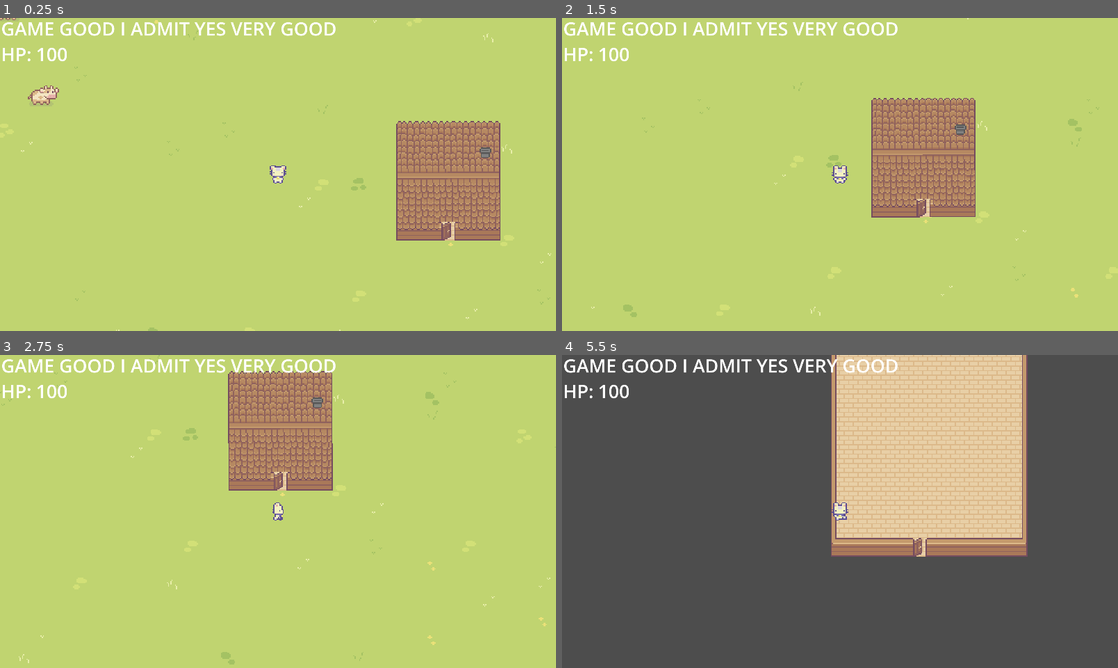
Above: before the commit, frames 1-4 (two rows, left to right).
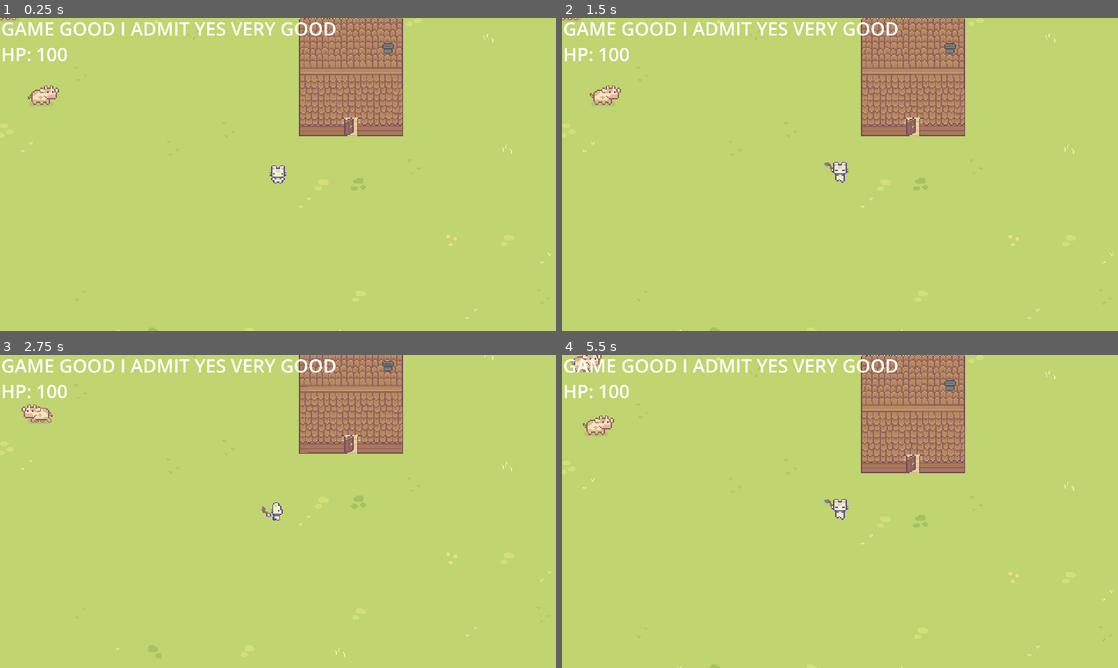
Above: after the commit, the same moments.

Repository: maciulex/First-game-in-godot
Game: Godot game, scene res://game_level.tscn
Two runs of this game, one before a commit and one after it. Both use one fixed random seed, a clock stepped at 60 frames per second and the inputs below.
Inputs:
- Up to frame 1 (0.25 s): no input
- Up to frame 2 (1.5 s): tap Enter at 0.5 s; hold D (right) 0.53-1.28 s; hold Space (space, bound only after the commit) 0.53-1.28 s; hold S (down) from 1.28 s (still down); tap Space (space, bound only after the commit) at 1.35 s
- Up to frame 3 (2.75 s): release S (down) at 2.03 s; hold D (right) from 2.03 s (still down); hold Space (space, bound only after the commit) from 2.03 s (still down)
- Up to frame 4 (5.5 s): release D (right) at 2.78 s; release Space (space, bound only after the commit) at 2.78 s; hold W (up) 2.78-3.53 s; tap Space (space, bound only after the commit) at 2.85, 4.35, 5 s; hold Space (space, bound only after the commit) 3.53-4.28 s; hold A (left) 3.53-5.03 s; hold S (down) from 5.03 s (still down); hold Space (space, bound only after the commit) from 5.03 s (still down)

The runs differ from the first frame. In frame 1, 14% of the frame differs, in the area x 48-90%, y 0-72%; in frame 2, 12%; in frame 3, 11%; in frame 4, 99%, in the area x 0-100%, y 0-100%.

Commit message:
working axe animation

Diff:
--- a/character/player.gd
+++ b/character/player.gd
@@ -12,7 +12,7 @@
 	playerData = get_node("/root/PlayerData");
 	self.health.connect($Control/HPValLabel.updateHp);
 	KnockbackRays = [
-		$RayCastsContainer/RayCast2D1,#bottom
+		$RayCastsContainer/RayCast2D1,#bottom-middle
 		$RayCastsContainer/RayCast2D2,#next going clockwise by 45 deg
 		$RayCastsContainer/RayCast2D3,
 		$RayCastsContainer/RayCast2D4,
@@ -27,13 +27,17 @@
 		Input.get_action_strength("right") - Input.get_action_strength("left"),
 		Input.get_action_strength("down") - Input.get_action_strength("up")
 	)
+	var toolUse = Input.get_action_strength("space");
+	if (toolUse):
+		useTool(input_direction);
 
-	velocity = input_direction * movement_speed;
-	update_animation(input_direction)
-	move_and_slide();
+	if (!playerData.movementBlock):
+		velocity = input_direction * movement_speed;
+		update_animation("movement",input_direction)
+		move_and_slide();
 
 
-func update_animation(move_input : Vector2):
+func animationForWalkOrIdle(move_input : Vector2):
 	if (move_input != Vector2.ZERO):
 		animation_tree.set("parameters/conditions/IsMoving", true);
 		animation_tree.set("parameters/conditions/isIdle", false);
@@ -42,13 +46,28 @@
 		animation_tree.set("parameters/conditions/IsMoving", false);
 		animation_tree.set("parameters/conditions/isIdle", true);
 
+func animationForTools(vector : Vector2):
+	animation_tree.set("parameters/conditions/IsMoving", false);
+	animation_tree.set("parameters/conditions/isIdle", false);
+	animation_tree.set("parameters/conditions/useTool", true);
+	animation_tree.set("parameters/UseTool/UseAxe/blend_position", vector);
+
+	pass;
+
+func update_animation(actionType : String, vector : Vector2):
+	match actionType:
+		"movement":
+			animationForWalkOrIdle(vector);
+		"toolUse":
+			animationForTools(vector);
 
 func _on_area_2d_area_entered(area):
-	if (area.name == "House Entrance"):
-		building.emit("enter");
-		print("emitted")
-	elif (area.name == "HouseExit"):
-		building.emit("exit");
+	match area.name:
+		"House Entrance":
+			building.emit("enter");
+			#print("emitted")
+		"HouseExit":
+			building.emit("exit");
 	pass # Replace with function body.
 
 func getOpposingColidingVector():
@@ -60,6 +79,17 @@
 			return (i+4)%8;
 			pass;
 	return object;
+
+func blockPlayerMovement():
+	playerData.movementBlock = true;
+	update_animation("movement", Vector2.ZERO);
+
+func useTool(lookingAt: Vector2):
+	blockPlayerMovement();
+	update_animation("toolUse", lookingAt);
+
+	pass;
+
 
 
 func _on_character_collision_body_entered(body):
@@ -81,3 +111,11 @@
 		playerData.health -= 10;
 		health.emit(playerData.health);
 	pass # Replace with function body.
+
+
+func _on_animation_tree_animation_finished(anim_name):
+	print("1 ",anim_name);
+	if (anim_name.contains("Use")):
+		animation_tree.set("parameters/conditions/useTool", false);
+
+		playerData.movementBlock = false;
--- a/character/player.tscn
+++ b/character/player.tscn
@@ -23,9 +23,209 @@
 "values": [1]
 }
 
+[sub_resource type="Animation" id="Animation_743de"]
+resource_name = "UseAxeDown"
+length = 0.5
+tracks/0/type = "value"
+tracks/0/imported = false
+tracks/0/enabled = true
+tracks/0/path = NodePath("toolsUsage:frame")
+tracks/0/interp = 1
+tracks/0/loop_wrap = true
+tracks/0/keys = {
+"times": PackedFloat32Array(0, 0.2, 0.4),
+"transitions": PackedFloat32Array(1, 1, 1),
+"update": 1,
+"values": [8, 9, 8]
+}
+tracks/1/type = "value"
+tracks/1/imported = false
+tracks/1/enabled = true
+tracks/1/path = NodePath("Sprite2D:visible")
+tracks/1/interp = 1
+tracks/1/loop_wrap = true
+tracks/1/keys = {
+"times": PackedFloat32Array(0),
+"transitions": PackedFloat32Array(1),
+"update": 1,
+"values": [false]
+}
+tracks/2/type = "value"
+tracks/2/imported = false
+tracks/2/enabled = true
+tracks/2/path = NodePath("toolsUsage:visible")
+tracks/2/interp = 1
+tracks/2/loop_wrap = true
+tracks/2/keys = {
+"times": PackedFloat32Array(0),
+"transitions": PackedFloat32Array(1),
+"update": 1,
+"values": [true]
+}
+
+[sub_resource type="Animation" id="Animation_wvh1j"]
+resource_name = "UseAxeLeft"
+length = 0.5
+tracks/0/type = "value"
+tracks/0/imported = false
+tracks/0/enabled = true
+tracks/0/path = NodePath("toolsUsage:frame")
+tracks/0/interp = 1
+tracks/0/loop_wrap = true
+tracks/0/keys = {
+"times": PackedFloat32Array(0, 0.2, 0.4),
+"transitions": PackedFloat32Array(1, 1, 1),
+"update": 1,
+"values": [12, 13, 12]
+}
+tracks/1/type = "value"
+tracks/1/imported = false
+tracks/1/enabled = true
+tracks/1/path = NodePath("Sprite2D:visible")
+tracks/1/interp = 1
+tracks/1/loop_wrap = true
+tracks/1/keys = {
+"times": PackedFloat32Array(0),
+"transitions": PackedFloat32Array(1),
+"update": 1,
+"values": [false]
+}
+tracks/2/type = "value"
+tracks/2/imported = false
+tracks/2/enabled = true
+tracks/2/path = NodePath("toolsUsage:visible")
+tracks/2/interp = 1
+tracks/2/loop_wrap = true
+tracks/2/keys = {
+"times": PackedFloat32Array(0),
+"transitions": PackedFloat32Array(1),
+"update": 1,
+"values": [true]
+}
+
+[sub_resource type="Animation" id="Animation_gb581"]
+resource_name = "UseAxeRight"
+length = 0.5
+tracks/0/type = "value"
+tracks/0/imported = false
+tracks/0/enabled = true
+tracks/0/path = NodePath("toolsUsage:frame")
+tracks/0/interp = 1
+tracks/0/loop_wrap = true
+tracks/0/keys = {
+"times": PackedFloat32Array(0, 0.2, 0.4),
+"transitions": PackedFloat32Array(1, 1, 1),
+"update": 1,
+"values": [14, 15, 14]
+}
+tracks/1/type = "value"
+tracks/1/imported = false
+tracks/1/enabled = true
+tracks/1/path = NodePath("Sprite2D:visible")
+tracks/1/interp = 1
+tracks/1/loop_wrap = true
+tracks/1/keys = {
+"times": PackedFloat32Array(0),
+"transitions": PackedFloat32Array(1),
+"update": 1,
+"values": [false]
+}
+tracks/2/type = "value"
+tracks/2/imported = false
+tracks/2/enabled = true
+tracks/2/path = NodePath("toolsUsage:visible")
+tracks/2/interp = 1
+tracks/2/loop_wrap = true
+tracks/2/keys = {
+"times": PackedFloat32Array(0),
+"transitions": PackedFloat32Array(1),
+"update": 1,
+"values": [true]
+}
+
+[sub_resource type="Animation" id="Animation_7vw5s"]
+resource_name = "UseAxeUp"
+length = 0.5
+tracks/0/type = "value"
+tracks/0/imported = false
+tracks/0/enabled = true
+tracks/0/path = NodePath("toolsUsage:frame")
+tracks/0/interp = 1
+tracks/0/loop_wrap = true
+tracks/0/keys = {
+"times": PackedFloat32Array(0, 0.2, 0.4),
+"transitions": PackedFloat32Array(1, 1, 1),
+"update": 1,
+"values": [10, 11, 10]
+}
+tracks/1/type = "value"
+tracks/1/imported = false
+tracks/1/enabled = true
+tracks/1/path = NodePath("Sprite2D:visible")
+tracks/1/interp = 1
+tracks/1/loop_wrap = true
+tracks/1/keys = {
+"times": PackedFloat32Array(0),
+"transitions": PackedFloat32Array(1),
+"update": 1,
+"values": [false]
+}
+tracks/2/type = "value"
+tracks/2/imported = false
+tracks/2/enabled = true
+tracks/2/path = NodePath("toolsUsage:visible")
+tracks/2/interp = 1
+tracks/2/loop_wrap = true
+tracks/2/keys = {
+"times": PackedFloat32Array(0),
+"transitions": PackedFloat32Array(1),
+"update": 1,
+"values": [true]
+}
+
 [sub_resource type="Animation" id="Animation_vxfti"]
 resource_name = "idle"
-length = 0.4
+loop_mode = 1
+tracks/0/type = "value"
+tracks/0/imported = false
+tracks/0/enabled = true
+tracks/0/path = NodePath("Sprite2D:frame")
+tracks/0/interp = 1
+tracks/0/loop_wrap = true
+tracks/0/keys = {
+"times": PackedFloat32Array(0, 0.5),
+"transitions": PackedFloat32Array(1, 1),
+"update": 1,
+"values": [0, 1]
+}
+tracks/1/type = "value"
+tracks/1/imported = false
+tracks/1/enabled = true
+tracks/1/path = NodePath("Sprite2D:visible")
+tracks/1/interp = 1
+tracks/1/loop_wrap = true
+tracks/1/keys = {
+"times": PackedFloat32Array(0),
+"transitions": PackedFloat32Array(1),
+"update": 1,
+"values": [true]
+}
+tracks/2/type = "value"
+tracks/2/imported = false
+tracks/2/enabled = true
+tracks/2/path = NodePath("toolsUsage:visible")
+tracks/2/interp = 1
+tracks/2/loop_wrap = true
+tracks/2/keys = {
+"times": PackedFloat32Array(0),
+"transitions": PackedFloat32Array(1),
+"update": 1,
+"values": [false]
+}
+
+[sub_resource type="Animation" id="Animation_eoypn"]
+resource_name = "walk_down"
+length = 0.6
 loop_mode = 1
 step = 0.2
 tracks/0/type = "value"
@@ -35,30 +235,39 @@
 tracks/0/interp = 1
 tracks/0/loop_wrap = true
 tracks/0/keys = {
-"times": PackedFloat32Array(0, 0.2),
-"transitions": PackedFloat32Array(1, 1),
-"update": 1,
-"values": [0, 1]
-}
-
-[sub_resource type="Animation" id="Animation_vl0lu"]
-resource_name = "useTool"
-tracks/0/type = "value"
-tracks/0/imported = false
-tracks/0/enabled = true
-tracks/0/path = NodePath("toolsUsage:frame")
-tracks/0/interp = 1
-tracks/0/loop_wrap = true
-tracks/0/keys = {
-"times": PackedFloat32Array(),
-"transitions": PackedFloat32Array(),
-"update": 1,
-"values": []
-}
-
-[sub_resource type="Animation" id="Animation_eoypn"]
-resource_name = "walk_down"
-length = 0.8
+"times": PackedFloat32Array(0, 0.2, 0.4),
+"transitions": PackedFloat32Array(1, 1, 1),
+"update": 1,
+"values": [2, 1, 3]
+}
+tracks/1/type = "value"
+tracks/1/imported = false
+tracks/1/enabled = true
+tracks/1/path = NodePath("Sprite2D:visible")
+tracks/1/interp = 1
+tracks/1/loop_wrap = true
+tracks/1/keys = {
+"times": PackedFloat32Array(0),
+"transitions": PackedFloat32Array(1),
+"update": 1,
+"values": [true]
+}
+tracks/2/type = "value"
+tracks/2/imported = false
+tracks/2/enabled = true
+tracks/2/path = NodePath("toolsUsage:visible")
+tracks/2/interp = 1
+tracks/2/loop_wrap = true
+tracks/2/keys = {
+"times": PackedFloat32Array(0),
+"transitions": PackedFloat32Array(1),
+"update": 1,
+"values": [false]
+}
+
+[sub_resource type="Animation" id="Animation_mbpjw"]
+resource_name = "walk_left"
+length = 0.6
 loop_mode = 1
 step = 0.2
 tracks/0/type = "value"
@@ -68,15 +277,39 @@
 tracks/0/interp = 1
 tracks/0/loop_wrap = true
 tracks/0/keys = {
-"times": PackedFloat32Array(0, 0.2, 0.4, 0.6),
-"transitions": PackedFloat32Array(1, 1, 1, 1),
-"update": 1,
-"values": [0, 1, 2, 3]
-}
-
-[sub_resource type="Animation" id="Animation_mbpjw"]
-resource_name = "walk_left"
-length = 0.8
+"times": PackedFloat32Array(0, 0.2, 0.4),
+"transitions": PackedFloat32Array(1, 1, 1),
+"update": 1,
+"values": [10, 8, 11]
+}
+tracks/1/type = "value"
+tracks/1/imported = false
+tracks/1/enabled = true
+tracks/1/path = NodePath("Sprite2D:visible")
+tracks/1/interp = 1
+tracks/1/loop_wrap = true
+tracks/1/keys = {
+"times": PackedFloat32Array(0),
+"transitions": PackedFloat32Array(1),
+"update": 1,
+"values": [true]
+}
+tracks/2/type = "value"
+tracks/2/imported = false
+tracks/2/enabled = true
+tracks/2/path = NodePath("toolsUsage:visible")
+tracks/2/interp = 1
+tracks/2/loop_wrap = true
+tracks/2/keys = {
+"times": PackedFloat32Array(0),
+"transitions": PackedFloat32Array(1),
+"update": 1,
+"values": [false]
+}
+
+[sub_resource type="Animation" id="Animation_5mcb1"]
+resource_name = "walk_right"
+length = 0.6
 loop_mode = 1
 step = 0.2
 tracks/0/type = "value"
@@ -86,15 +319,39 @@
 tracks/0/interp = 1
 tracks/0/loop_wrap = true
 tracks/0/keys = {
-"times": PackedFloat32Array(0, 0.2, 0.4, 0.6),
-"transitions": PackedFloat32Array(1, 1, 1, 1),
-"update": 1,
-"values": [8, 9, 10, 11]
-}
-
-[sub_resource type="Animation" id="Animation_5mcb1"]
-resource_name = "walk_right"
-length = 0.8
+"times": PackedFloat32Array(0, 0.2, 0.4),
+"transitions": PackedFloat32Array(1, 1, 1),
+"update": 1,
+"values": [14, 13, 15]
+}
+tracks/1/type = "value"
+tracks/1/imported = false
+tracks/1/enabled = true
+tracks/1/path = NodePath("Sprite2D:visible")
+tracks/1/interp = 1
+tracks/1/loop_wrap = true
+tracks/1/keys = {
+"times": PackedFloat32Array(0),
+"transitions": PackedFloat32Array(1),
+"update": 1,
+"values": [true]
+}
+tracks/2/type = "value"
+tracks/2/imported = false
+tracks/2/enabled = true
+tracks/2/path = NodePath("toolsUsage:visible")
+tracks/2/interp = 1
+tracks/2/loop_wrap = true
+tracks/2/keys = {
+"times": PackedFloat32Array(0),
+"transitions": PackedFloat32Array(1),
+"update": 1,
+"values": [false]
+}
+
+[sub_resource type="Animation" id="Animation_k4bvx"]
+resource_name = "walk_up"
+length = 0.6
 loop_mode = 1
 step = 0.2
 tracks/0/type = "value"
@@ -104,60 +361,160 @@
 tracks/0/interp = 1
 tracks/0/loop_wrap = true
 tracks/0/keys = {
-"times": PackedFloat32Array(0, 0.2, 0.4, 0.6),
-"transitions": PackedFloat32Array(1, 1, 1, 1),
-"update": 1,
-"values": [12, 13, 14, 15]
+"times": PackedFloat32Array(0, 0.2, 0.4),
+"transitions": PackedFloat32Array(1, 1, 1),
+"update": 1,
+"values": [6, 5, 7]
+}
+tracks/1/type = "value"
+tracks/1/imported = false
+tracks/1/enabled = true
+tracks/1/path = NodePath("Sprite2D:visible")
+tracks/1/interp = 1
+tracks/1/loop_wrap = true
+tracks/1/keys = {
+"times": PackedFloat32Array(0),
+"transitions": PackedFloat32Array(1),
+"update": 1,
+"values": [true]
+}
+tracks/2/type = "value"
+tracks/2/imported = false
+tracks/2/enabled = true
+tracks/2/path = NodePath("toolsUsage:visible")
+tracks/2/interp = 1
+tracks/2/loop_wrap = true
+tracks/2/keys = {
+"times": PackedFloat32Array(0),
+"transitions": PackedFloat32Array(1),
+"update": 1,
+"values": [false]
 }
 
 [sub_resource type="Animation" id="Animation_00dvo"]
-resource_name = "walk_up"
-length = 0.8
+resource_name = "idle_up"
 loop_mode = 1
-step = 0.2
-tracks/0/type = "value"
-tracks/0/imported = false
-tracks/0/enabled = true
-tracks/0/path = NodePath("Sprite2D:frame")
-tracks/0/interp = 1
-tracks/0/loop_wrap = true
-tracks/0/keys = {
-"times": PackedFloat32Array(0, 0.2, 0.4, 0.6),
-"transitions": PackedFloat32Array(1, 1, 1, 1),
-"update": 1,
-"values": [4, 5, 6, 7]
+tracks/0/type = "value"
+tracks/0/imported = false
+tracks/0/enabled = true
+tracks/0/path = NodePath("Sprite2D:frame")
+tracks/0/interp = 1
+tracks/0/loop_wrap = true
+tracks/0/keys = {
+"times": PackedFloat32Array(0, 0.5),
+"transitions": PackedFloat32Array(1, 1),
+"update": 1,
+"values": [4, 5]
+}
+tracks/1/type = "value"
+tracks/1/imported = false
+tracks/1/enabled = true
+tracks/1/path = NodePath("Sprite2D:visible")
+tracks/1/interp = 1
+tracks/1/loop_wrap = true
+tracks/1/keys = {
+"times": PackedFloat32Array(0),
+"transitions": PackedFloat32Array(1),
+"update": 1,
+"values": [true]
+}
+tracks/2/type = "value"
+tracks/2/imported = false
+tracks/2/enabled = true
+tracks/2/path = NodePath("toolsUsage:visible")
+tracks/2/interp = 1
+tracks/2/loop_wrap = true
+tracks/2/keys = {
+"times": PackedFloat32Array(0),
+"transitions": PackedFloat32Array(1),
+"update": 1,
+"values": [false]
+}
+
+[sub_resource type="Animation" id="Animation_hqo7y"]
+resource_name = "idle_down"
+loop_mode = 1
+tracks/0/type = "value"
+tracks/0/imported = false
+tracks/0/enabled = true
+tracks/0/path = NodePath("Sprite2D:frame")
+tracks/0/interp = 1
+tracks/0/loop_wrap = true
+tracks/0/keys = {
+"times": PackedFloat32Array(0, 0.5),
+"transitions": PackedFloat32Array(1, 1),
+"update": 1,
+"values": [0, 1]
+}
+tracks/1/type = "value"
+tracks/1/imported = false
+tracks/1/enabled = true
+tracks/1/path = NodePath("Sprite2D:visible")
+tracks/1/interp = 1
+tracks/1/loop_wrap = true
+tracks/1/keys = {
+"times": PackedFloat32Array(0),
+"transitions": PackedFloat32Array(1),
+"update": 1,
+"values": [true]
+}
+tracks/2/type = "value"
+tracks/2/imported = false
+tracks/2/enabled = true
+tracks/2/path = NodePath("toolsUsage:visible")
+tracks/2/interp = 1
+tracks/2/loop_wrap = true
+tracks/2/keys = {
+"times": PackedFloat32Array(0),
+"transitions": PackedFloat32Array(1),
+"update": 1,
+"values": [false]
 }
 
 [sub_resource type="AnimationLibrary" id="AnimationLibrary_ow7dy"]
 _data = {
 "RESET": SubResource("Animation_b4pqh"),
+"UseAxeDown": SubResource("Animation_743de"),
+"UseAxeLeft": SubResource("Animation_wvh1j"),
+"UseAxeRight": SubResource("Animation_gb581"),
+"UseAxeUp": SubResource("Animation_7vw5s"),
 "idle": SubResource("Animation_vxfti"),
-"useTool": SubResource("Animation_vl0lu"),
+"idle_down": SubResource("Animation_hqo7y"),
+"idle_up": SubResource("Animation_00dvo"),
 "walk_down": SubResource("Animation_eoypn"),
 "walk_left": SubResource("Animation_mbpjw"),
 "walk_right": SubResource("Animation_5mcb1"),
-"walk_up": SubResource("Animation_00dvo")
-}
-
-[sub_resource type="Animation" id="Animation_udbuu"]
-length = 0.001
-tracks/0/type = "value"
-tracks/0/imported = false
-tracks/0/enabled = true
-tracks/0/path = NodePath("toolsUsage:frame")
-tracks/0/interp = 1
-tracks/0/loop_wrap = true
-tracks/0/keys = {
-"times": PackedFloat32Array(),
-"transitions": PackedFloat32Array(),
-"update": 1,
-"values": []
-}
-
-[sub_resource type="AnimationLibrary" id="AnimationLibrary_vsogv"]
-_data = {
-"RESET": SubResource("Animation_udbuu")
-}
+"walk_up": SubResource("Animation_k4bvx")
+}
+
+[sub_resource type="AnimationNodeAnimation" id="AnimationNodeAnimation_v60ry"]
+animation = &"UseAxeDown"
+
+[sub_resource type="AnimationNodeAnimation" id="AnimationNodeAnimation_bhtwe"]
+animation = &"UseAxeLeft"
+
+[sub_resource type="AnimationNodeAnimation" id="AnimationNodeAnimation_iac7u"]
+animation = &"UseAxeUp"
+
+[sub_resource type="AnimationNodeAnimation" id="AnimationNodeAnimation_mnn8w"]
+animation = &"UseAxeRight"
+
+[sub_resource type="AnimationNodeBlendSpace2D" id="AnimationNodeBlendSpace2D_24efs"]
+blend_point_0/node = SubResource("AnimationNodeAnimation_v60ry")
+blend_point_0/pos = Vector2(0, 0.9)
+blend_point_1/node = SubResource("AnimationNodeAnimation_bhtwe")
+blend_point_1/pos = Vector2(-1, -0.1)
+blend_point_2/node = SubResource("AnimationNodeAnimation_iac7u")
+blend_point_2/pos = Vector2(0, -0.9)
+blend_point_3/node = SubResource("AnimationNodeAnimation_mnn8w")
+blend_point_3/pos = Vector2(1, 0)
+blend_mode = 1
+
+[sub_resource type="AnimationNodeBlendTree" id="AnimationNodeBlendTree_6lhur"]
+nodes/UseAxe/node = SubResource("AnimationNodeBlendSpace2D_24efs")
+nodes/UseAxe/position = Vector2(520, 20)
+nodes/output/position = Vector2(800, 120)
+node_connections = [&"output", 0, &"UseAxe"]
 
 [sub_resource type="AnimationNodeAnimation" id="AnimationNodeAnimation_76ndi"]
 animation = &"idle"
@@ -198,15 +555,33 @@
 advance_mode = 2
 advance_condition = &"isIdle"
 
+[sub_resource type="AnimationNodeStateMachineTransition" id="AnimationNodeStateMachineTransition_v3ogs"]
+advance_mode = 2
+advance_condition = &"useTool"
+
+[sub_resource type="AnimationNodeStateMachineTransition" id="AnimationNodeStateMachineTransition_jf3yd"]
+advance_mode = 2
+advance_condition = &"isIdle"
+
+[sub_resource type="AnimationNodeStateMachineTransition" id="AnimationNodeStateMachineTransition_6bv2q"]
+advance_mode = 2
+advance_condition = &"IsMoving"
+
+[sub_resource type="AnimationNodeStateMachineTransition" id="AnimationNodeStateMachineTransition_f40ye"]
+advance_mode = 2
+advance_condition = &"useTool"
+
 [sub_resource type="AnimationNodeStateMachine" id="AnimationNodeStateMachine_dy4va"]
-states/End/position = Vector2(856, 99)
+states/End/position = Vector2(891, 128)
 states/Start/position = Vector2(201, 99)
+states/UseTool/node = SubResource("AnimationNodeBlendTree_6lhur")
+states/UseTool/position = Vector2(584, 216)
 "states/idle 2/node" = SubResource("AnimationNodeAnimation_76ndi")
-"states/idle 2/position" = Vector2(468, 94)
+"states/idle 2/position" = Vector2(466, 92)
 states/walk/node = SubResource("AnimationNodeBlendSpace2D_t1r2u")
-states/walk/position = Vector2(734, 104)
-transitions = ["Start", "idle 2", SubResource("AnimationNode …(142 unchanged characters)… mationNodeStateMachineTransition_rotbv")]
-graph_offset = Vector2(-128, 6)
+states/walk/position = Vector2(734, 99)
+transitions = ["Start", "idle 2", SubResource("AnimationNode …(142 unchanged characters)… mationNodeStateMachineTransition_rotbv"), "idle 2", "UseTool", SubResource("AnimationNodeStateMachineTransition_v3ogs"), "UseTool", "idle 2", SubResource("AnimationNodeStateMachineTransition_jf3yd"), "UseTool", "walk", SubResource("AnimationNodeStateMachineTransition_6bv2q"), "walk", "UseTool", SubResource("AnimationNodeStateMachineTransition_f40ye")]
+graph_offset = Vector2(-108, 35)
 
 [sub_resource type="AnimationNodeStateMachinePlayback" id="AnimationNodeStateMachinePlayback_rq3d2"]
 
@@ -241,18 +616,15 @@
 texture = ExtResource("4_wqlyb")
 hframes = 2
 vframes = 12
+frame = 14
 
 [node name="CollisionShape2D" type="CollisionShape2D" parent="."]
+visible = false
 shape = SubResource("RectangleShape2D_5ofvq")
 
 [node name="AnimationPlayer" type="AnimationPlayer" parent="."]
 libraries = {
 "": SubResource("AnimationLibrary_ow7dy")
-}
-
-[node name="AnimationPlayerTools" type="AnimationPlayer" parent="."]
-libraries = {
-"": SubResource("AnimationLibrary_vsogv")
 }
 
 [node name="AnimationTree" type="AnimationTree" parent="."]
@@ -260,17 +632,21 @@
 anim_player = NodePath("../AnimationPlayer")
 active = true
 parameters/playback = SubResource("AnimationNodeStateMachinePlayback_rq3d2")
-parameters/conditions/IsMoving = true
+parameters/conditions/IsMoving = false
 parameters/conditions/isIdle = false
+parameters/conditions/useTool = false
+parameters/UseTool/UseAxe/blend_position = Vector2(0, 0)
 parameters/walk/blend_position = Vector2(-0.00694072, -0.0720524)
 
 [node name="RemoteTransform2D" type="RemoteTransform2D" parent="."]
+visible = false
 remote_path = NodePath("Camera2D")
 
 [node name="Camera2D" type="Camera2D" parent="RemoteTransform2D"]
 zoom = Vector2(4, 4)
 
 [node name="CharacterCollision" type="Area2D" parent="."]
+visible = false
 position = Vector2(1, 4)
 
 [node name="CollisionShape2D" type="CollisionShape2D" parent="CharacterCollision"]
@@ -279,6 +655,7 @@
 debug_color = Color(0.901961, 0, 0.756863, 0.419608)
 
 [node name="RayCastsContainer" type="Node2D" parent="."]
+visible = false
 
 [node name="RayCast2D1" type="RayCast2D" parent="RayCastsContainer"]
 target_position = Vector2(0, 18)
@@ -304,5 +681,6 @@
 [node name="RayCast2D8" type="RayCast2D" parent="RayCastsContainer"]
 target_position = Vector2(13, 13)
 
+[connection signal="animation_finished" from="AnimationTree" to="." method="_on_animation_tree_animation_finished"]
 [connection signal="area_entered" from="CharacterCollision" to="." method="_on_area_2d_area_entered"]
 [connection signal="body_entered" from="CharacterCollision" to="." method="_on_character_collision_body_entered"]
--- a/game_level.tscn
+++ b/game_level.tscn
@@ -769,4 +769,4 @@
 position = Vector2(186, 157)
 
 [node name="home" parent="." instance=ExtResource("9_byatf")]
-position = Vector2(509, 264)
+position = Vector2(425, 174)
--- a/player_data.gd
+++ b/player_data.gd
@@ -2,4 +2,5 @@
 
 
 @export var health : int = 100;
+@export var movementBlock : bool = false;
 var cordsBeforeEntringBuilding = Vector2(0,0);
--- a/project.godot
+++ b/project.godot
@@ -48,6 +48,11 @@
 "events": [Object(InputEventKey,"resource_local_to_scene":false,"resource_name":"","device":-1,"window_id":0,"alt_pressed":false,"shift_pressed":false,"ctrl_pressed":false,"meta_pressed":false,"pressed":false,"keycode":0,"physical_keycode":83,"key_label":0,"unicode":115,"echo":false,"script":null)
 ]
 }
+space={
+"deadzone": 0.5,
+"events": [Object(InputEventKey,"resource_local_to_scene":false,"resource_name":"","device":-1,"window_id":0,"alt_pressed":false,"shift_pressed":false,"ctrl_pressed":false,"meta_pressed":false,"pressed":false,"keycode":0,"physical_keycode":32,"key_label":0,"unicode":32,"echo":false,"script":null)
+]
+}
 
 [rendering]
 
Binary file removed: XD ELZO.apple-touch-icon.png
Not shown, removed: XD ELZO.apple-touch-icon.png.import
Binary file removed: XD ELZO.icon.png
Not shown, removed: XD ELZO.icon.png.import
Binary file removed: XD ELZO.png
Not shown, removed: XD ELZO.png.import
Not shown: 1 places in character/player.tscn that only renumber resources
